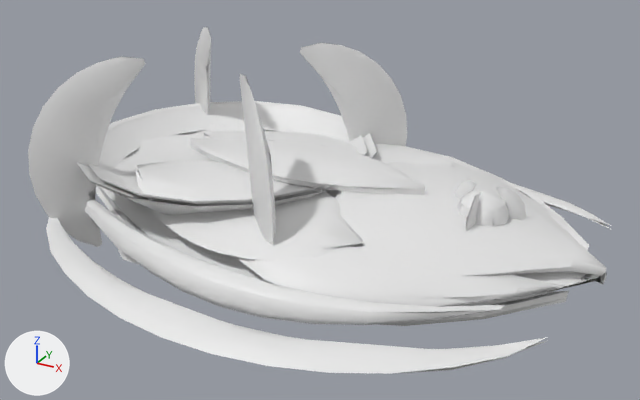
Two versions of the glTF model public/assets/models/alien/ferrier_lod.glb, one commit apart.
The view is the same before and after, from a camera (50 mm lens) standing at (4.26, -7.49, 4.85) and looking at (0.16, -0.03, 1.11). Lighting does not change. The marker at lower left points along +X, +Y and +Z. The picture after the commit comes second. Where no turn or scale is listed for an object, it has been applied to the vertices. Vertices at exactly the same position are counted once.

The first picture shows 'Hull'.
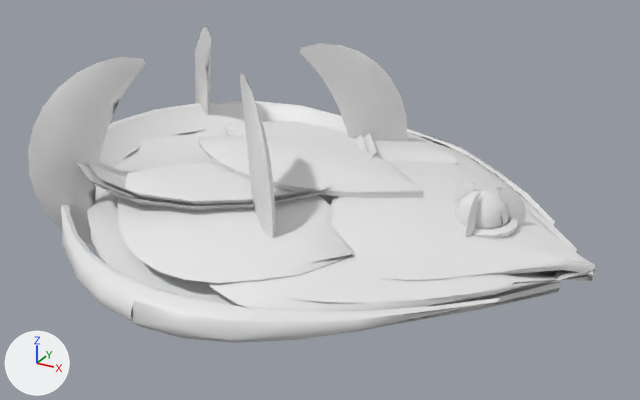
Diff of the bpy script that builds the scene:
```diff
--- a/public/assets/models/alien/ferrier_lod.glb.py
+++ b/public/assets/models/alien/ferrier_lod.glb.py
@@ me_hull @@
 # used by ob_hull; location = (0.0, 0.0, 0.0)
-me_hull.from_pydata(...)  # 1942 vertices, 2500 faces; spans x -3.31..3.1, y -2.45..2.45, z 0.33..2.57
+me_hull.from_pydata(...)  # 1817 vertices, 2500 faces; spans x -3.11..3.01, y -2.61..2.62, z 0.34..2.57
+# me_hull part 1: the loose piece of 107 vertices spanning x -3.3..3.1, y -1.69..1.69, z 0.56..1.24 is rebuilt with 106 vertices and now spans x -3.11..3.01, y -2.29..2.29, z 0.56..1.23
+# me_hull part 2: the loose piece of 96 vertices spanning x -3.04..2.46, y 0.42..2.0, z 0.81..1.14 is rebuilt with 101 vertices and now spans x -2.86..2.39, y 0.54..2.62, z 0.81..1.15
+# me_hull part 3: the loose piece of 92 vertices spanning x -3.04..2.46, y -2.01..-0.42, z 0.81..1.14 is rebuilt with 100 vertices and now spans x -2.86..2.39, y -2.61..-0.54, z 0.81..1.15
+# me_hull part 4: the loose piece of 80 vertices spanning x -1.77..1.19, y 0.17..1.65, z 1.16..1.46 is rebuilt with 80 vertices and now spans x -1.64..1.18, y 0.23..2.21, z 1.16..1.47
+# me_hull part 5: the loose piece of 77 vertices spanning x 0.41..3.1, y -1.25..1.25, z 0.96..1.47 is rebuilt with 80 vertices and now spans x 0.44..3.0, y -1.42..1.42, z 0.96..1.46
+# me_hull part 6: the loose piece of 77 vertices spanning x -1.78..1.19, y -1.65..-0.18, z 1.15..1.45 is rebuilt with 79 vertices and now spans x -1.64..1.18, y -2.21..-0.24, z 1.16..1.48
+# me_hull part 7: the loose piece of 76 vertices spanning x -3.06..2.84, y -1.74..-0.03, z 0.44..0.9 is rebuilt with 82 vertices and now spans x -2.86..2.76, y -2.33..-0.04, z 0.43..0.91
+# me_hull part 8: the loose piece of 70 vertices spanning x -0.1..2.84, y -1.74..-0.36, z 0.98..1.33 is rebuilt with 72 vertices and now spans x -0.05..2.76, y -2.2..-0.25, z 0.96..1.31
+# me_hull part 9: the loose piece of 70 vertices spanning x -0.1..2.85, y 0.36..1.75, z 0.98..1.33 is rebuilt with 72 vertices and now spans x -0.06..2.77, y 0.25..2.2, z 0.96..1.31
+# me_hull part 10: the loose piece of 60 vertices spanning x -1.51..1.31, y -0.5..0.51, z 1.4..1.57 is rebuilt with 56 vertices and now spans x -1.39..1.29, y -0.66..0.66, z 1.35..1.59
+# me_hull part 11: 10 loose pieces with 75 vertices, spanning x -3.31..2.92, y -1.37..2.45, z 0.67..1.51, are deleted
+# me_hull part 12: 1 vertex moved from x -2.14, y -1.06, z 1.29 to x -1.95, y -0.95, z 1.57; 166 vertices removed from x -2.51..2.91, y -2.45..1.42, z 0.44..2.57; 78 vertices added at x -2.44..0.42, y -1.44..1.44, z 0.44..2.57
+# me_hull part 13: 6 vertices moved from x 1.74..2.09, y -0.15..0.1, z 0.99..1.51 to x 1.73..2.11, y -0.22..0.1, z 1.01..1.51; 101 vertices removed from x 1.23..2.24, y -0.41..0.32, z 0.43..1.6; 103 vertices added at x 1.29..2.16, y -0.38..0.26, z 0.43..1.61
+# other edits to the shape of me_hull do not show in these pictures
```

Boxes [x1, y1, x2, y2] around the edits, measured in the pictures (640 x 400 px; the box of a moved part takes in the faces that stretch with it):
'Hull', reshaped (9% shorter): before [28, 27, 611, 374]; after [28, 27, 596, 343]
part 1 of me_hull, rebuilt (mostly hidden): before [101, 187, 607, 307]; after [87, 185, 596, 307]
part 2 of me_hull, rebuilt (mostly hidden): before [405, 146, 564, 219]; after [407, 129, 555, 225]
part 3 of me_hull, rebuilt (9% taller): before [85, 199, 504, 325]; after [61, 205, 500, 343]
part 4 of me_hull, rebuilt (8% narrower, 22% taller): before [203, 131, 453, 167]; after [226, 121, 457, 165]
part 5 of me_hull, rebuilt (6% taller): before [335, 162, 606, 276]; after [330, 160, 595, 281]
part 6 of me_hull, rebuilt (20% taller): before [135, 160, 365, 261]; after [117, 162, 355, 283]
part 7 of me_hull, rebuilt (mostly hidden): before [96, 185, 569, 326]; after [91, 235, 562, 327]
part 8 of me_hull, rebuilt: before [238, 244, 567, 307]; after [209, 258, 557, 311]
part 9 of me_hull, rebuilt: before [440, 156, 589, 250]; after [437, 144, 577, 252]
part 10 of me_hull, rebuilt (10% taller): before [190, 138, 425, 195]; after [198, 135, 423, 198]
part 11 of me_hull, deleted: before [424, 183, 611, 229]
part 12 of me_hull, reshaped: before [28, 27, 548, 374]; after [28, 27, 407, 245]
part 13 of me_hull, moved or reshaped: before [455, 180, 524, 231]; after [454, 180, 522, 237]
